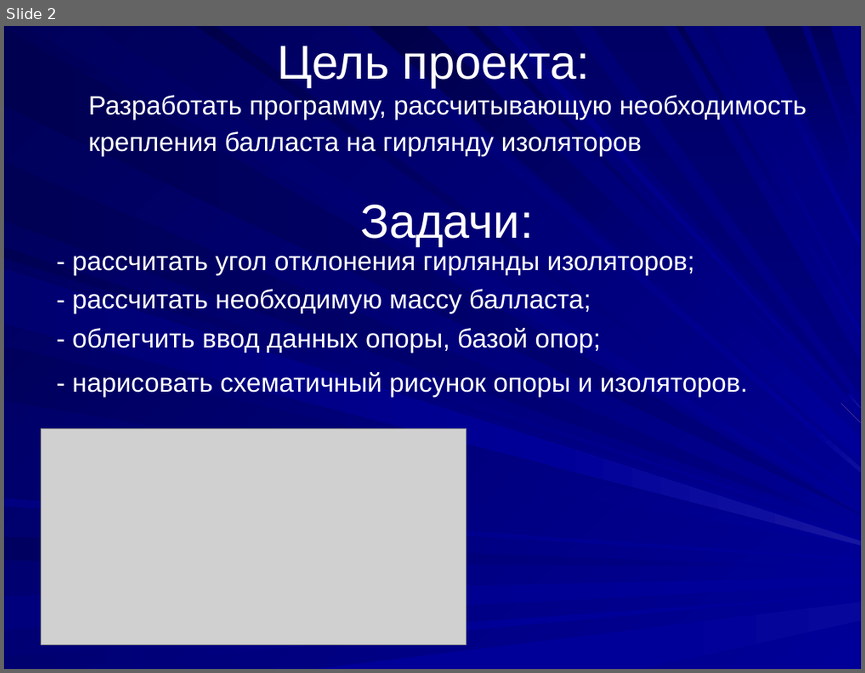
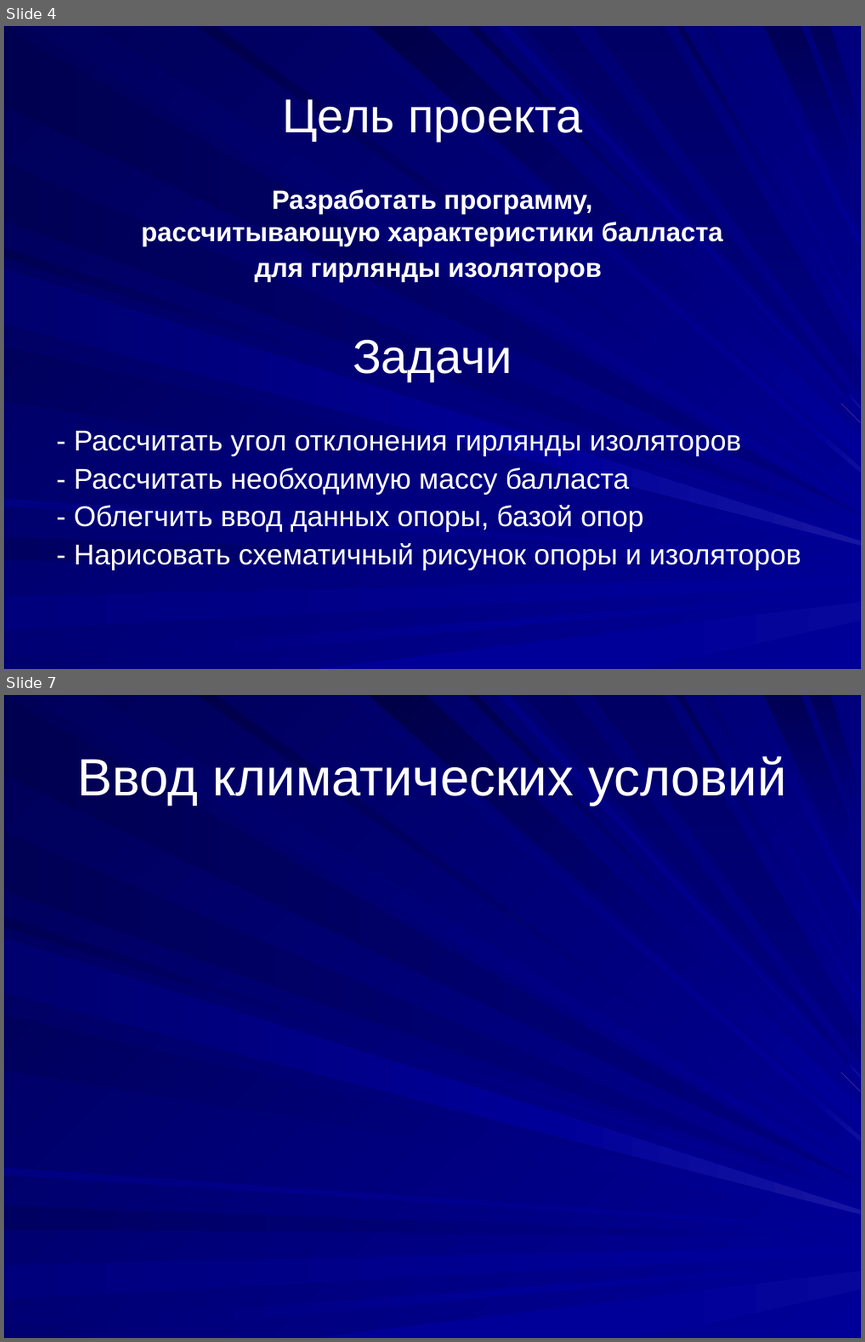
Before and after one commit to aleks311001/Project, a slide deck: Проект.ppt. Shown one above the other, each under a label of ours: slide 2 before the commit, slides 4 and 7 after it; the slides between them are not shown. The pictures are 865x673 and 865x1342 pixels, drawn with LibreOffice and Linux fonts; fonts in the diff are those of the drawing; grey boxes stand for pictures. Boxes give left, top, right and bottom in pixels: in the first picture for what was removed or moved away, otherwise in the second. Text is boxed around its words. In the diff, an @@ line names an element or a change of style, - is before the commit and + after.

```diff
--- a/Проект.ppt
+++ b/Проект.ppt
@@ slide 7 added at (4,695,861,1338), background gradient #000099 to #000057; not listed: 37 template elements that a slide beside it also shows @@
@@ title added at (77,756,786,805), 44 pt, text #FFFFFF @@
+Ввод климатических условий
@@ what was slide 2 is now slide 4 @@
@@ slide 4 changed as well @@
@@ title at (283,99,582,141): text changed @@
-Цель проекта:
+Цель проекта
@@ text at (141,189,723,282): text changed; bold on @@
-Разработать программу, рассчитывающую необходимость крепления балласта на гирлянду изоляторов
+Разработать программу,
+рассчитывающую характеристики балласта
+для гирлянды изоляторов
@@ text at (352,340,512,381): text changed @@
-Задачи:
+Задачи
@@ picture removed at (41,428,466,644) @@
@@ text at (74,431,800,570): text changed; size 22.2 to 24 pt @@
-- рассчитать угол отклонения гирлянды изоляторов;
-- рассчитать необходимую массу балласта;
-- облегчить ввод данных опоры, базой опор;
-- нарисовать схематичный рисунок опоры и изоляторов.
+- Рассчитать угол отклонения гирлянды изоляторов
+- Рассчитать необходимую массу балласта
+- Облегчить ввод данных опоры, базой опор
+- Нарисовать схематичный рисунок опоры и изоляторов
```
Also in this commit, not shown: 2 other slides changed, 5 other slides added, 1 slide removed, 5 other files.
